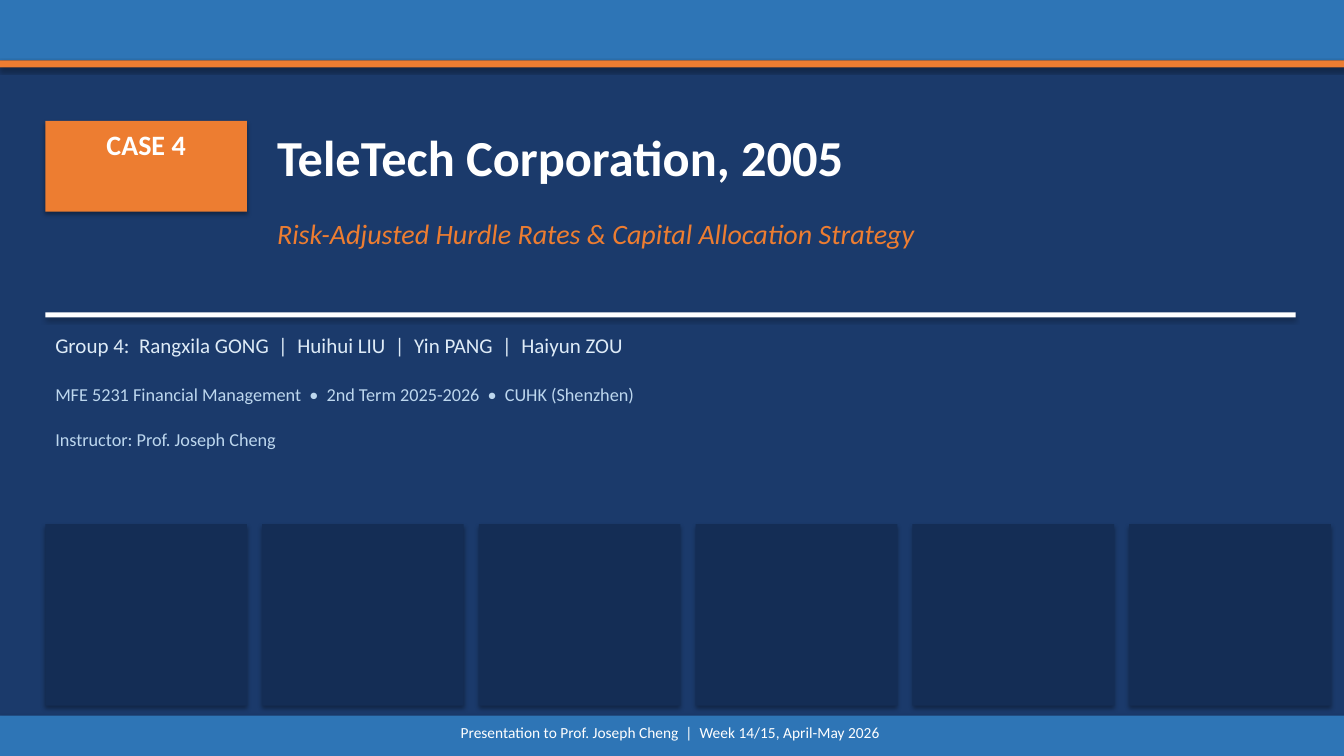
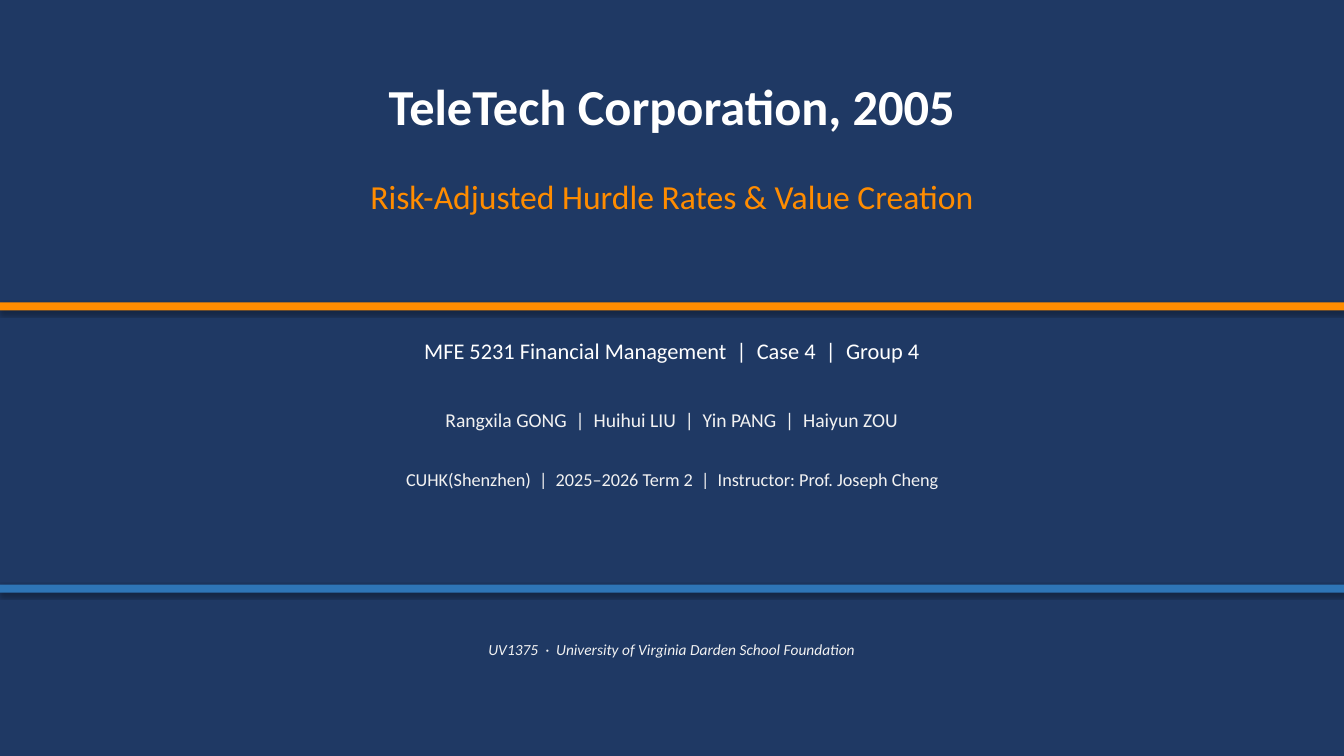
Before and after one commit to zou-haiyun-316/mfe5231casestudy, a slide deck: slide 1 of TeleTech_Case4_Presentation.pptx. Drawn at 1344x756 pixels with LibreOffice and Linux fonts; fonts in the diff are those of the drawing. Boxes give left, top, right and bottom in pixels: in the first picture for what was removed or moved away, otherwise in the second. Text is boxed around its words. In the diff, an @@ line names an element or a change of style, - is before the commit and + after.

Commit message:
fix: recalculate WACC using actual Exhibit 3 comparables from case PDF
- Telecom Services WACC: old 7.25% -> correct 8.53%
  - Comparables: 6 Telecom firms from Exhibit 3 (excl. AT&T & IDT)
  - Avg βU=0.856, D/V=26.25%, re=10.33%, rd=5.74%(A)
- P&S WACC: confirmed 11.22%
  - Comparables: 14 Equipment+Computer firms from Exhibit 3 (excl. Lucent, Gateway)
  - Avg βU=1.244, D/V=8.59%, re=11.85%, rd=7.47%(BB)
- ROC figures corrected to case-stated values: Telecom 9.10%, P&S 11.00%
- EVA recalculated: Telecom +65.5M, P&S -10.0M, Net +55.5M
- Corporate cross-check: 0.75x8.53% + 0.25x11.22% = 9.21% ~= 9.30% ✓
- Report comparables table now uses actual Exhibit 3 companies
- PPT updated with all corrected figures (14 slides)

```diff
--- a/TeleTech_Case4_Presentation.pptx
+++ b/TeleTech_Case4_Presentation.pptx
@@ background #1B3A6B to #FFFFFF @@
@@ rectangle: place and size @@
-rectangle at (0,0,1344,60)
+rectangle at (0,0,1344,756)
@@ rectangle at (0,0,1344,756): fill #2E75B6 to #1F3964 @@
@@ text "TeleTech Corporation, 2005": place and size @@
-text "TeleTech Corporation, 2005" at (277,140,843,184)
+text "TeleTech Corporation, 2005" at (389,89,955,133)
@@ text "TeleTech Corporation, 2005" at (389,89,955,133): alignment left to centre @@
@@ rectangle removed at (45,121,247,212) @@
@@ text removed at (106,136,186,155) @@
-CASE 4
@@ text at (370,185,973,215): text changed; size 20 to 24 pt; text colour #ED7D31 to #FF8C00; italic off @@
-Risk-Adjusted Hurdle Rates & Capital Allocation Strategy
+Risk-Adjusted Hurdle Rates & Value Creation
@@ rectangle: place and size @@
-rectangle at (0,60,1344,68)
+rectangle at (0,302,1344,311)
@@ rectangle at (0,302,1344,311): fill #ED7D31 to #FF8C00 @@
@@ rectangle removed at (45,313,1296,318) @@
@@ text at (424,343,919,363): text changed; size 13 to 16 pt; text colour #BDD7EE to #FFFFFF @@
-MFE 5231 Financial Management • 2nd Term 2025-2026 • CUHK (Shenzhen)
+MFE 5231 Financial Management | Case 4 | Group 4
@@ text at (445,413,898,431): text changed; size 15 to 14 pt; text colour #DEEBF7 to #F2F2F2 @@
-Group 4: Rangxila GONG | Huihui LIU | Yin PANG | Haiyun ZOU
+Rangxila GONG | Huihui LIU | Yin PANG | Haiyun ZOU
@@ text at (406,473,938,489): text changed; text colour #BDD7EE to #F2F2F2 @@
-Instructor: Prof. Joseph Cheng
+CUHK(Shenzhen) | 2025–2026 Term 2 | Instructor: Prof. Joseph Cheng
@@ rectangle removed at (45,524,247,706) @@
@@ rectangle removed at (262,524,464,706) @@
@@ rectangle removed at (479,524,681,706) @@
@@ rectangle removed at (696,524,897,706) @@
@@ rectangle removed at (912,524,1114,706) @@
@@ rectangle removed at (1129,524,1331,706) @@
@@ rectangle: place and size @@
-rectangle at (0,716,1344,756)
+rectangle at (0,585,1344,593)
@@ text added at (488,644,855,658), 11 pt, text #F2F2F2, italic @@
+UV1375 · University of Virginia Darden School Foundation
@@ text removed at (461,727,879,741) @@
-Presentation to Prof. Joseph Cheng | Week 14/15, April-May 2026
```
Also in this commit, not shown: 2 other slides changed, 11 slides added, 11 slides removed, 1 other file.
